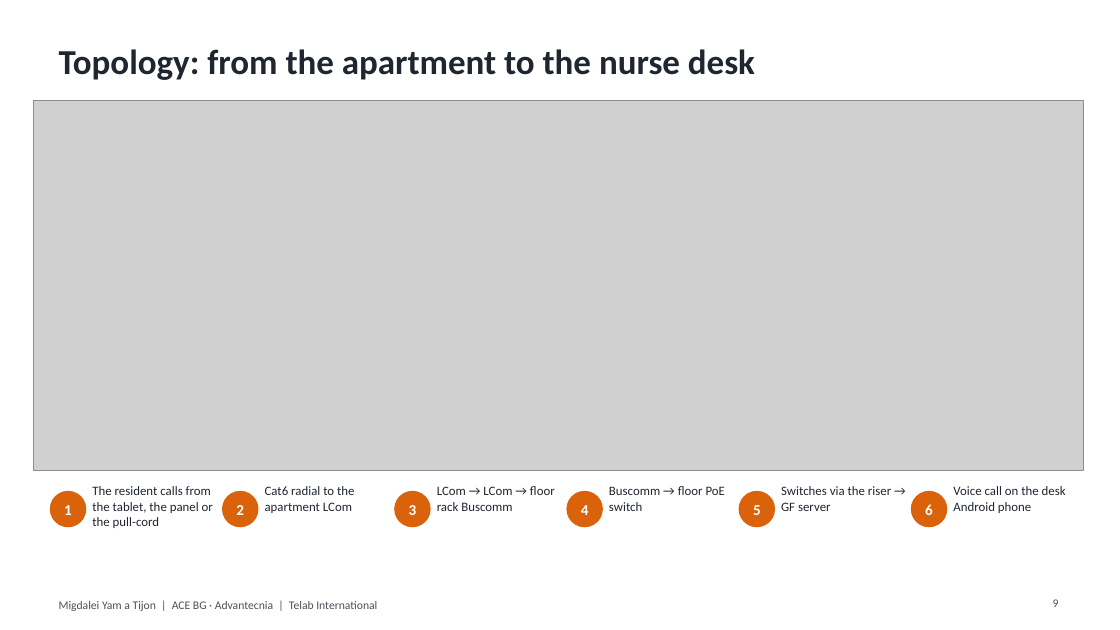
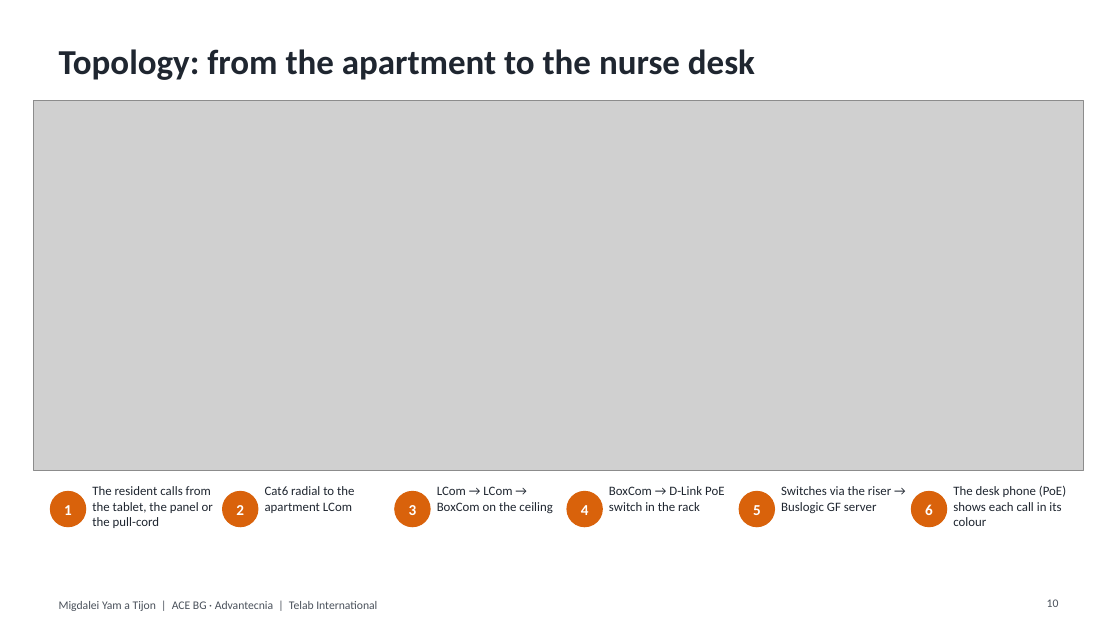
Before and after one commit to alexjusid-jpg/planos, a slide deck: slide 10 of migdalei/en/presentation_EN.pptx (slide 9 before the commit). Drawn at 1120x630 pixels with LibreOffice and Linux fonts; fonts in the diff are those of the drawing; grey boxes stand for pictures. Boxes give left, top, right and bottom in pixels: in the first picture for what was removed or moved away, otherwise in the second. Text is boxed around its words. In the diff, an @@ line names an element or a change of style, - is before the commit and + after.

```diff
--- a/migdalei/en/presentation_EN.pptx
+++ b/migdalei/en/presentation_EN.pptx
@@ text at [437,486,552,513]: text changed @@
-LCom → LCom → floor rack Buscomm
+LCom → LCom → BoxCom on the ceiling
@@ text at [609,486,724,511]: text changed @@
-Buscomm → floor PoE switch
+BoxCom → D-Link PoE switch in the rack
@@ text at [781,486,891,513]: text changed @@
-Switches via the riser → GF server
+Switches via the riser → Buslogic GF server
@@ text at [953,486,1066,526]: text changed @@
-Voice call on the desk Android phone
+The desk phone (PoE) shows each call in its colour
@@ page number at [1047,599,1059,607]: text changed @@
-9
+10
```
Also in this commit, not shown: 3 other slides changed, 1 slide added, 20 other files.
